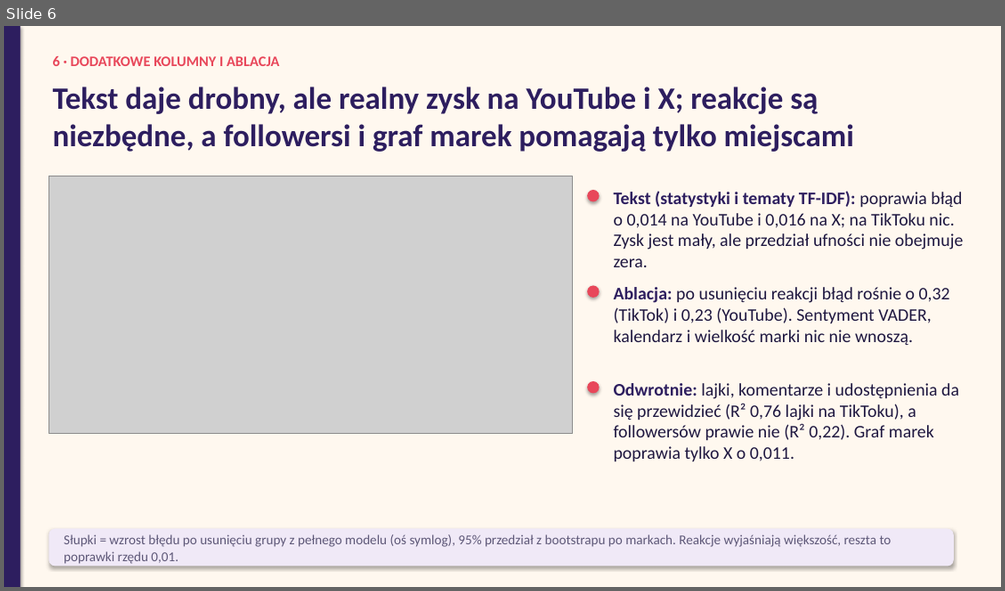
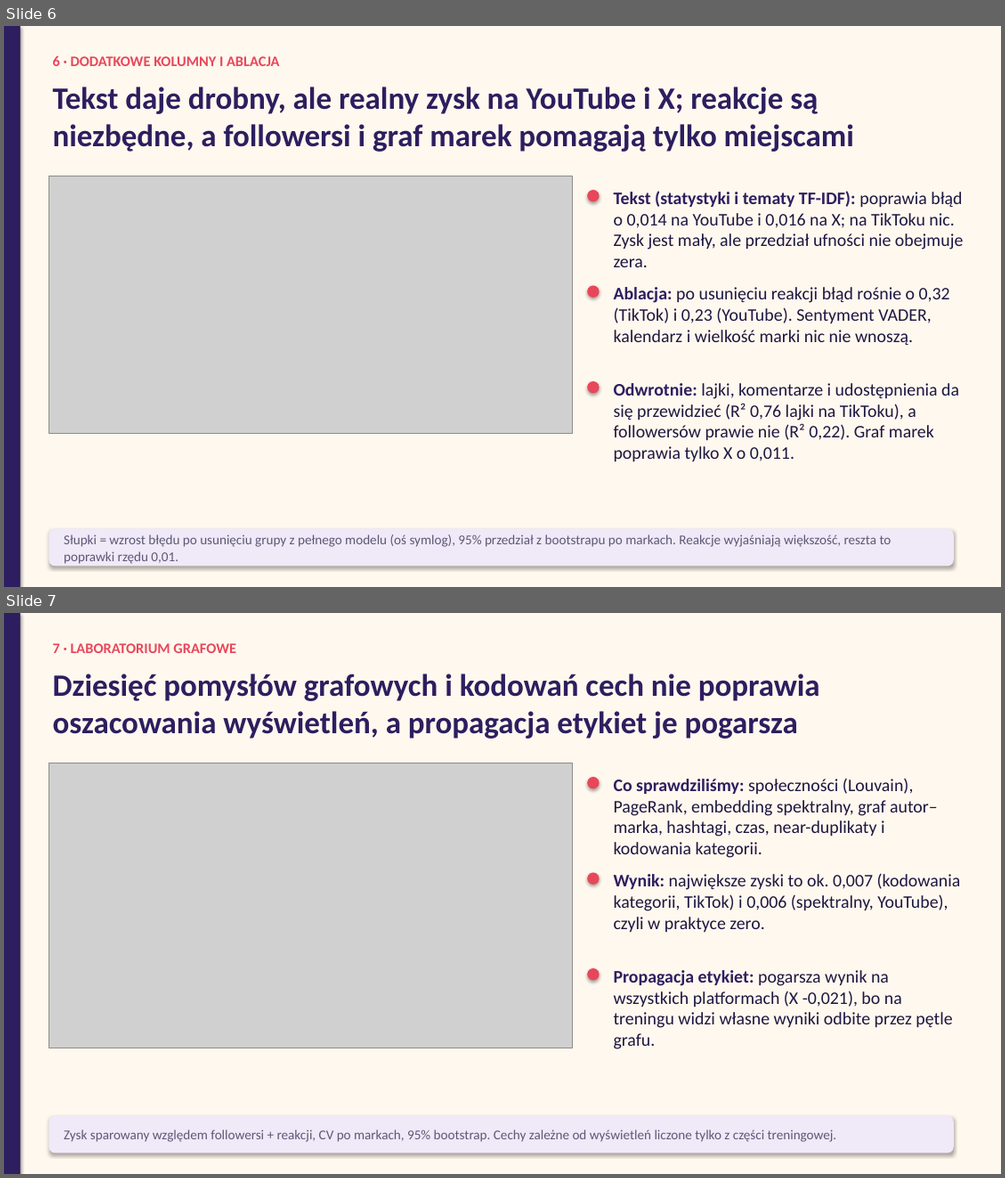
Before and after one commit to mikolaj-olesinski/Digital-Media-Analysis-PWR, a slide deck: pitchdeck/results_pl.pptx. Shown one above the other, each under a label of ours: slide 6 before the commit, slides 6 and 7 after it. The pictures are 1005x591 and 1005x1178 pixels, drawn with LibreOffice and Linux fonts; fonts in the diff are those of the drawing; grey boxes stand for pictures. Boxes give left, top, right and bottom in pixels: in the first picture for what was removed or moved away, otherwise in the second. Text is boxed around its words. In the diff, an @@ line names an element or a change of style, - is before the commit and + after.

Commit message:
Add graph lab notebook, story figures and graph slides

```diff
--- a/pitchdeck/results_pl.pptx
+++ b/pitchdeck/results_pl.pptx
@@ slide 7 added at (4,613,1001,1174), background #FFF8EF @@
@@ rectangle added at (4,613,20,1174), fill #2D1E5F @@
@@ text added at (53,643,236,653), 14 pt, text #E8475A, bold @@
+7 · LABORATORIUM GRAFOWE
@@ text added at (53,674,820,738), 30 pt, text #2D1E5F, bold @@
+Dziesięć pomysłów grafowych i kodowań cech nie poprawia oszacowania wyświetleń, a propagacja etykiet je pogarsza
@@ picture added at (48,763,573,1047) @@
@@ ellipse added at (587,777,599,788), fill #E8475A @@
@@ text added at (614,778,938,858), 17 pt, text #1E1740 @@
+Co sprawdziliśmy: społeczności (Louvain), PageRank, embedding spektralny, graf autor–marka, hashtagi, czas, near-duplikaty i kodowania kategorii.
@@ ellipse added at (587,873,599,884), fill #E8475A @@
@@ text added at (614,873,961,933), 17 pt, text #1E1740 @@
+Wynik: największe zyski to ok. 0,007 (kodowania kategorii, TikTok) i 0,006 (spektralny, YouTube), czyli w praktyce zero.
@@ ellipse added at (587,968,599,981), fill #E8475A @@
@@ text added at (614,970,952,1049), 17 pt, text #1E1740 @@
+Propagacja etykiet: pogarsza wynik na wszystkich platformach (X -0,021), bo na treningu widzi własne wyniki odbite przez pętle grafu.
@@ rounded rectangle added at (48,1116,954,1153), fill #F0E9F7 @@
@@ text added at (64,1129,837,1142), 13 pt, text #5E5878 @@
+Zysk sparowany względem followersi + reakcji, CV po markach, 95% bootstrap. Cechy zależne od wyświetleń liczone tylko z części treningowej.
```
Also in this commit, not shown: 1 slide changed, 1 other slide added, 17 other files.
